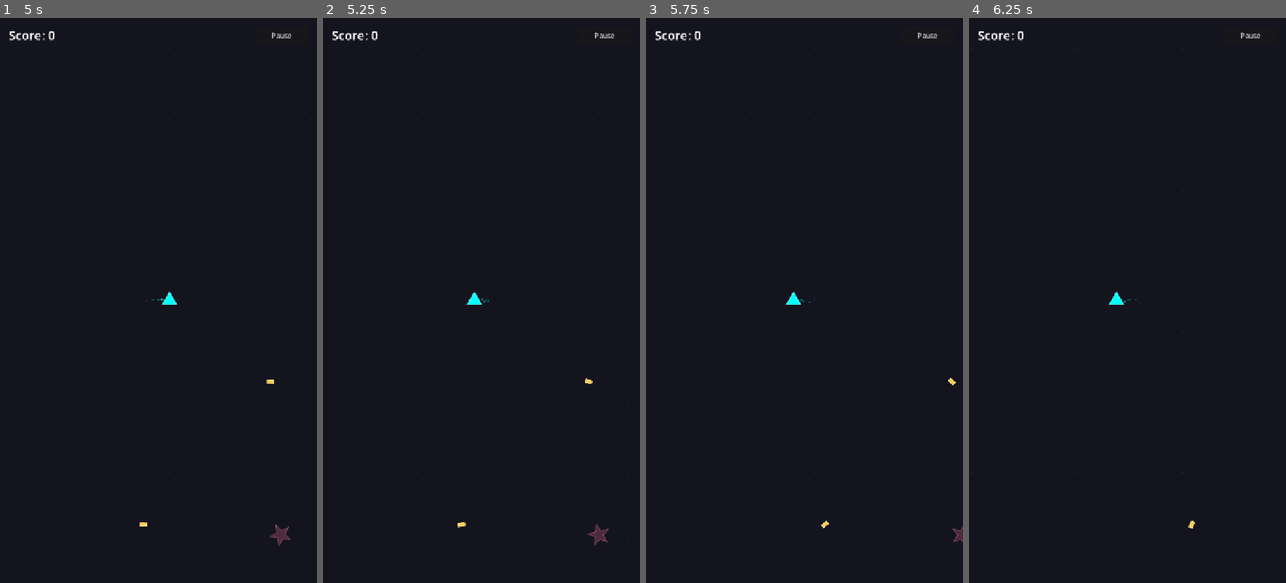
Above: before the commit, frames 1-4 (left to right).
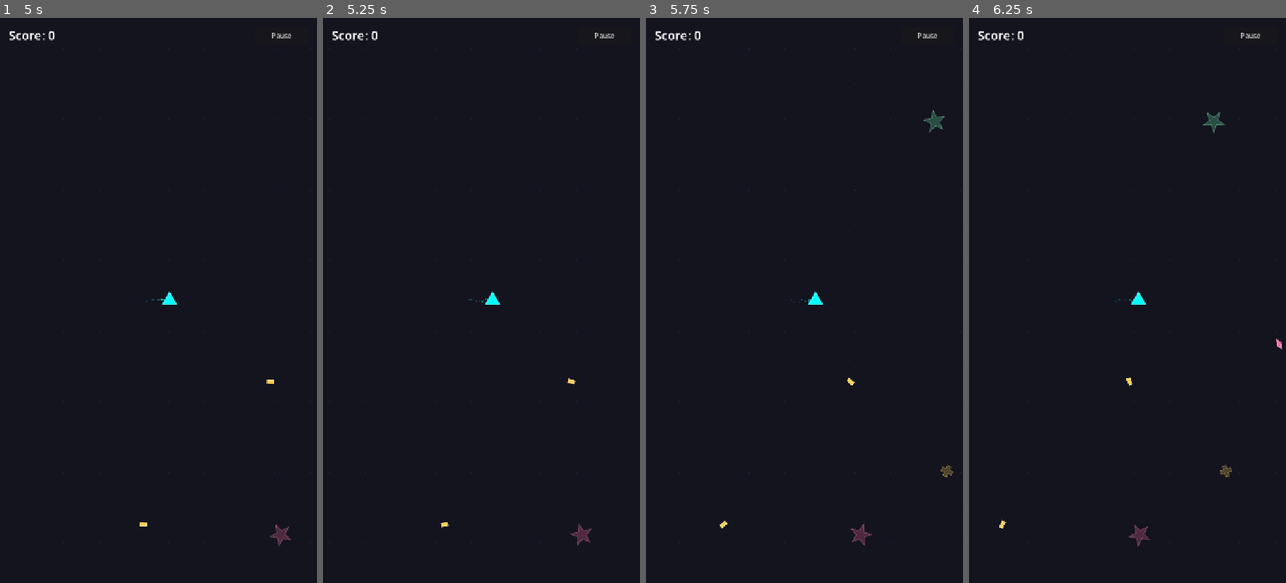
Above: after the commit, the same moments.

Repository: brad-richardson/arcade
Game: Godot game, scene res://hub/hub.tscn
Same seed, same stepped clock (60 frames per second), same inputs: the game is played once before the commit and once after it.
Inputs (mouse positions are in pixels of both pictures, inside the frame that each line leads up to):
- Up to frame 1 (5 s): tap Enter at 0.5 s; drag from (79, 85) to (190, 176) at 0.52 s; drag from (95, 328) to (142, 413) at 1.27 s; move the mouse to (190, 176) at 2.02 s; hold Right (ui_right) 2.03-2.75 s; click "Pause" at 2.75 s; click "Resume" at 3.5 s; tap Space at 4.25 s; drag from (142, 413) to (63, 215) at 4.27 s
- Up to frame 2 (5.25 s): move the mouse to (576, 385) at 5.02 s; hold Left (ui_left) from 5.03 s (still down)
- Up to frame 3 (5.75 s): keep holding Left (ui_left)
- Up to frame 4 (6.25 s): release Left (ui_left) at 5.75 s; drag from (1032, 215) to (1079, 159) at 5.77 s

Frame 1 is identical in both runs. In frame 2, 0.4% of the frame differs, in the area x 36-90%, y 48-94%; in frame 3, 0.5%, in the area x 23-100%, y 16-94%; in frame 4, 0.5%.

Commit message:
feat(snake): polish — path trimming, reverse prevention
Co-Authored-By: Claude Opus 4.6 (1M context) <noreply@anthropic.com>

Diff:
--- a/games/snake/snake.gd
+++ b/games/snake/snake.gd
@@ -19,7 +19,14 @@
 	[50, 8, 30.0, Color(0.7, 0.3, 1.0)],
 ]
 
-var direction: Vector2 = Vector2.UP
+var _direction: Vector2 = Vector2.UP
+var direction: Vector2:
+	get:
+		return _direction
+	set(value):
+		if _direction.dot(value.normalized()) < -0.5:
+			return
+		_direction = value.normalized()
 var segments_eaten: int = 0
 
 var _segments: Array[Dictionary] = []
@@ -37,6 +44,7 @@
 	if _path.is_empty() or position.distance_to(_path[_path.size() - 1]) >= PATH_RESOLUTION:
 		_path.append(position)
 
+	_trim_path()
 	queue_redraw()
 
 
@@ -167,6 +175,26 @@
 	return idx
 
 
+func _trim_path() -> void:
+	if _segments.size() < 2 or _path.size() < 10:
+		return
+	var total_needed: float = 0.0
+	for i: int in range(_segments.size()):
+		total_needed += _segments[i]["radius"] * SEGMENT_SPACING
+	total_needed *= 1.5
+
+	var total: float = 0.0
+	var keep_from: int = 0
+	for i: int in range(_path.size() - 1, 0, -1):
+		total += _path[i].distance_to(_path[i - 1])
+		if total >= total_needed:
+			keep_from = i - 1
+			break
+
+	if keep_from > 0:
+		_path = _path.slice(keep_from)
+
+
 func _get_polygon_points(sides: int, radius: float) -> PackedVector2Array:
 	var key: int = sides * 1000 + int(radius)
 	if _polygon_cache.has(key):
